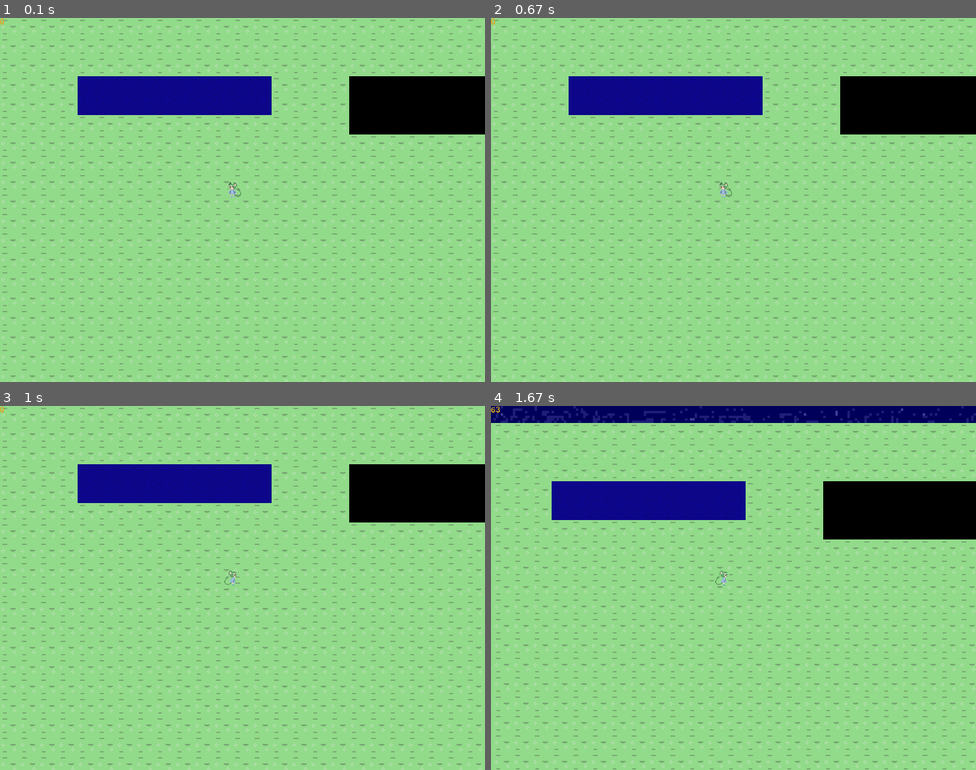
Above: before the commit, frames 1-4 (two rows, left to right).
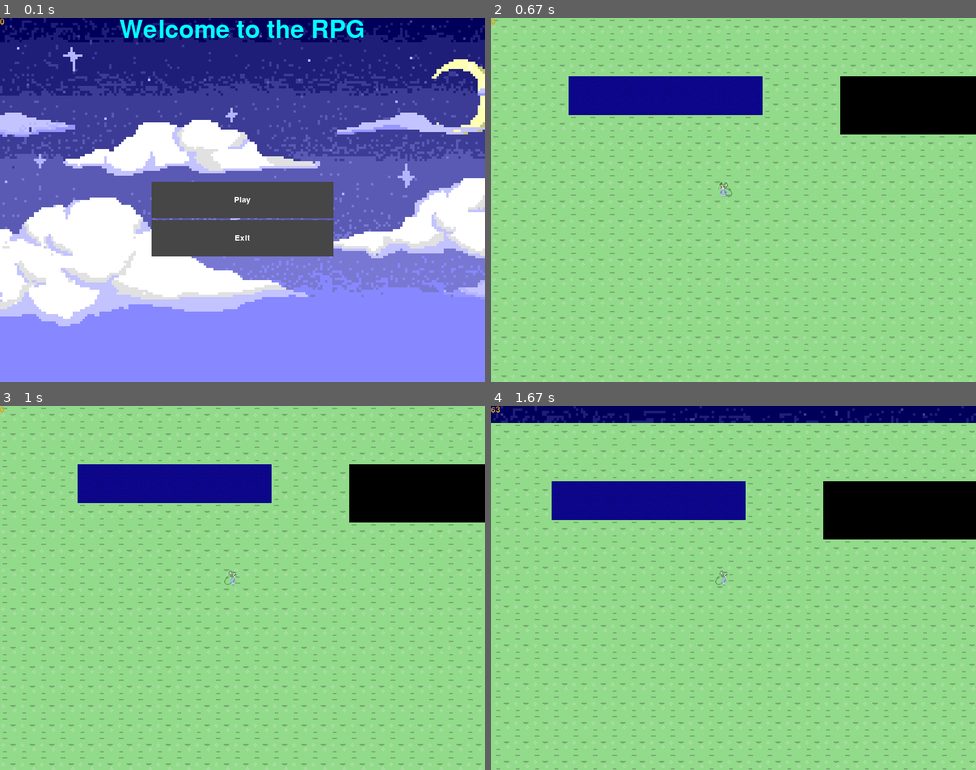
Above: after the commit, the same moments.

Repository: Syliel/PygameRPG
Game: pygame game, started from main.py
The game is run twice, just before and just after one commit, with the same random seed, the same clock (stepped at 60 frames per second) and the same inputs.
Inputs (mouse positions are in pixels of both pictures, inside the frame that each line leads up to):
- Up to frame 1 (0.1 s): no input
- Up to frame 2 (0.67 s): click (733, 200) at 0.38 s
- Up to frame 3 (1 s): hold D from 0.67 s (still down); move the mouse to (223, 602) at 0.7 s
- Up to frame 4 (1.67 s): release D at 1.13 s; hold W 1.17-1.47 s; hold D from 1.5 s (still down)

The runs differ from the first frame. In frame 1, 99% of the frame differs, in the area x 0-100%, y 0-100%; in frame 2, nothing differs; in frame 3, nothing differs; in frame 4, nothing differs.

Commit message:
Adding a GUI

Diff:
--- a/main.py
+++ b/main.py
@@ -1,11 +1,12 @@
 #!/usr/bin/env python3
-import pygame, sys, time
+import pygame, sys, time, math
 from scripts.UltraColor import *
 from scripts.textures import *
 from scripts.globals import *
 from scripts.map_engine import *
 from scripts.NPC import *
 from scripts.player import *
+from scripts.meloontic_gui import *
 pygame.init()
 
 cSec = 0
@@ -25,6 +26,10 @@
 Sky.blit(sky, (0, 0))
 del sky
 
+logo_img_temp = pygame.image.load("/home/syliel/pygamerpg/textures/daysky.png")
+logo_img = pygame.Surface(logo_img_temp.get_size(), pygame.HWSURFACE)
+logo_img.blit(logo_img_temp, (0, 0))
+del logo_img_temp
 
 def show_fps():
     fps_overlay = fps_font.render(str(FPS), True, Color.Goldenrod)
@@ -60,6 +65,28 @@
 player_y = ((window_height / 2 - player_h / 2 - Globals.camera_y) / Tiles.Size)
 
 
+#Initialize GUI
+def Play():
+    Globals.scene = "game"
+
+def Exit():
+    global isRunning
+    isRunning = False
+
+btnPlay = Menu.Button(text = "Play", rect = (0, 0, 300, 60), tag = ("menu", None))
+btnPlay.Top = window_height / 2 - btnPlay.Height / 2
+btnPlay.Left = window_width / 2 - btnPlay.Width / 2
+btnPlay.Command = Play
+
+btnExit = Menu.Button(text = "Exit", rect = (0, 0, 300, 60), tag = ("menu", None))
+btnExit.Left = btnPlay.Left
+btnExit.Top = btnPlay.Top + btnExit.Height + 3
+btnExit.Command = Exit
+
+menuTitle = Menu.Text(text = "Welcome to the RPG", color = Color.Cyan, font = Font.Large)
+menuTitle.Left , menuTitle.Top = window_width / 2 - menuTitle.Width / 2, 0
+
+logo = Menu.Image(bitmap = logo_img)
 
 count_fps()
 isRunning = True
@@ -85,18 +112,36 @@
         elif event.type == pygame.KEYUP:
             Globals.camera_move = 0
 
+        elif event.type == pygame.MOUSEBUTTONDOWN:
+            if event.button == 1:#Left click
+                #Handle button click events
+                for btn in Menu.Button.All:
+                    if btn.Tag[0] == Globals.scene and btn.Rolling:
+                        if btn.Command != None:
+                            btn.Command()  #Do Button Event
+                        btn.Rolling = False
+                        break    #Exit Loop
+
+
+    #RENDER SCENE
+    if Globals.scene == "game":
+
     #LOGIC
-    if Globals.camera_move == 1:
-        Globals.camera_y += 100 * deltatime
-    elif Globals.camera_move == 2:
-        Globals.camera_y -= 100 * deltatime
-    elif Globals.camera_move == 3:
-        Globals.camera_x += 100 * deltatime
-    elif Globals.camera_move == 4:
-        Globals.camera_x -= 100 * deltatime
+        if Globals.camera_move == 1:
+            if not Tiles.Blocked_At((round(player_x), math.floor(player_y))):
+                Globals.camera_y += 100 * deltatime
+        elif Globals.camera_move == 2:
+            if not Tiles.Blocked_At((round(player_x), math.ceil(player_y))):
+                Globals.camera_y -= 100 * deltatime
+        elif Globals.camera_move == 3:
+            if not Tiles.Blocked_At((math.floor(player_x), round(player_y))):
+                Globals.camera_x += 100 * deltatime
+        elif Globals.camera_move == 4:
+            if not Tiles.Blocked_At((math.ceil(player_x), round(player_y))):
+                Globals.camera_x -= 100 * deltatime
 
-    player_x = ((window_width / 2 - player_w / 2 - Globals.camera_x) / Tiles.Size)
-    player_y = ((window_height / 2 - player_h / 2 - Globals.camera_y) / Tiles.Size)
+        player_x = ((window_width / 2 - player_w / 2 - Globals.camera_x) / Tiles.Size)
+        player_y = ((window_height / 2 - player_h / 2 - Globals.camera_y) / Tiles.Size)
 
 
 
@@ -104,11 +149,20 @@
 
 
    #render graphics
-    window.blit(Sky, (0, 0))
-    window.blit(terrain, (Globals.camera_x, Globals.camera_y))
+        window.blit(Sky, (0, 0))
+        window.blit(terrain, (Globals.camera_x, Globals.camera_y))
 
-    player.render(window, (window_width / 2 - player_w / 2, window_height / 2 - player_h / 2))
-    # Render terrain
+        player.render(window, (window_width / 2 - player_w / 2, window_height / 2 - player_h / 2))
+    # PROCESS MENU
+
+    elif Globals.scene == "menu":
+        window.fill(Color.Fog)
+
+        logo.Render(window)
+        menuTitle.Render(window)
+        for btn in Menu.Button.All:
+            if btn.Tag[0] == "menu":
+                btn.Render(window)
 
 
     show_fps()
--- a/scripts/globals.py
+++ b/scripts/globals.py
@@ -4,3 +4,4 @@
     camera_x = 0
     camera_y = 0
     camera_move = 0
+    scene = "menu"
--- a/scripts/map_engine.py
+++ b/scripts/map_engine.py
@@ -38,4 +38,8 @@
             if tile[1] in Tiles.Texture_Tags:
                 Map_Engine.add_tile(Tiles.Texture_Tags[tile[1]], tile[0], terrain)
 
+
+            if tile[1] in Tiles.Blocked_Types:
+                Tiles.Blocked.append(tile[0])
+
         return terrain
--- /dev/null
+++ b/scripts/meloontic_gui.py
@@ -0,0 +1,110 @@
+#!/usr/bin/env python3
+import pygame
+from scripts.UltraColor import *
+
+pygame.init()
+
+def MouseOver(rect):
+    mouse_pos = pygame.mouse.get_pos()
+    if mouse_pos[0] > rect[0] and mouse_pos[0] < rect[0] + rect[2] and mouse_pos[1] > rect[1] and mouse_pos[1] < rect[1] + rect[3]:
+        return True
+    else:
+        return False
+
+
+class Font:
+    Default = pygame.font.SysFont("Ubuntu Light", 20)
+    Small = pygame.font.SysFont("Ubuntu Light", 15)
+    Medium = pygame.font.SysFont("Ubuntu Light", 40)
+    Large = pygame.font.SysFont("Ubuntu Light", 60)
+    Scanner = pygame.font.SysFont("Ubuntu Light", 30)
+
+class Menu:
+
+    class Button:
+
+        All = []
+
+        def __init__(self, text, rect, bg = Color.Gray, fg = Color.White, bgr = Color.CornflowerBlue, font = Font.Default, tag = ("menu", None)):
+            self.Text = text
+            self.Left = rect[0]
+            self.Top = rect[1]
+            self.Width = rect[2]
+            self.Height = rect[3]
+            self.Command = None
+            self.Rolling = False
+            self.Tag = tag
+
+            #NORMAL BUTTON
+            self.Normal = pygame.Surface((self.Width, self.Height), pygame.HWSURFACE|pygame.SRCALPHA)
+            self.Normal.fill(bg)
+            RText = font.render(text, True, fg)    #text, antialiasing, color
+            txt_rect = RText.get_rect()
+            self.Normal.blit(RText, (self.Width / 2 - txt_rect[2] / 2, self.Height /2 - txt_rect[3] / 2))
+
+            #HIGHTLIGHTED BUTTON
+            self.High = pygame.Surface((self.Width, self.Height), pygame.HWSURFACE|pygame.SRCALPHA)
+            self.High.fill(bgr)
+            self.High.blit(RText, (self.Width / 2 - txt_rect[2] / 2, self.Height / 2 - txt_rect[3] / 2))
+
+            #SAVE BUTTON
+            Menu.Button.All.append(self)
+
+        def Render(self, to, pos = (0, 0)):
+            if MouseOver((self.Left + pos[0], self.Top + pos[1], self.Width, self.Height)):
+                to.blit(self.High, (self.Left + pos[0], self.Top + pos[1]))
+                self.Rolling = True
+            else:
+                to.blit(self.Normal, (self.Left + pos[0], self.Top + pos[1]))
+                self.Rolling = False
+
+    class Text:
+
+        All = []
+
+        def __init__(self, text, font = Font.Default, color = Color.Lime, bg = None):
+            self.Text = text
+            self.LastText = text
+            self.Font = font
+            self.Color = color
+            self.Left = 0
+            self.Top = 0
+            self.Bg = bg
+
+            bitmap = font.render(text, True, color)
+            self.Bitmap = pygame.Surface(bitmap.get_size(), pygame.SRCALPHA|pygame.HWSURFACE)
+            if bg != None:
+                self.Bitmap.fill(bg)
+            self.Bitmap.blit(bitmap, (0, 0))
+
+            self.Width = self.Bitmap.get_width()
+            self.Height = self.Bitmap.get_height()
+
+        def Render(self, to, pos = (0, 0)):
+            if self.Text != self.LastText:
+                #Text has been changed
+                self.LastText = self.Text
+
+                #Recreate Bitmap (Dynamic Text Rendering)
+                bitmap = self.Font.render(self.Text, True, self.Color)
+                self.Bitmap = pygame.Surface(bitmap.get_size(), pygame.SRCALPHA|pygame.HWSURFACE)
+                if self.Bg != None:
+                    self.Bitmap.fill(self.Bg)
+                self.Bitmap.blit(bitmap, (0, 0))
+
+                self.Width = self.Bitmap.get_width()
+                self.Height = self.Bitmap.get_height()
+
+            to.blit(self.Bitmap, (self.Left + pos[0], self.Top + pos[1]))
+
+    class Image:
+
+        def __init__(self, bitmap, pos = (0, 0)):
+            self.Bitmap = bitmap
+            self.Left = pos[0]
+            self.Top = pos[1]
+            self.Height = bitmap.get_height()
+            self.Width = bitmap.get_width()
+
+        def Render(self, to, pos = (0, 0)):
+            to.blit(self.Bitmap, (self.Left + pos[0], self.Top + pos[1]))
--- a/scripts/textures.py
+++ b/scripts/textures.py
@@ -5,6 +5,17 @@
 
 class Tiles:
     Size = 32
+
+    Blocked = []
+    Blocked_Types = ["3"]
+
+    def Blocked_At(pos):
+        if list(pos) in Tiles.Blocked:
+            return True
+        else:
+            return False
+
+
     def Load_Texture(file, Size):
         bitmap = pygame.image.load(file)
         bitmap = pygame.transform.scale(bitmap, (Size, Size))
